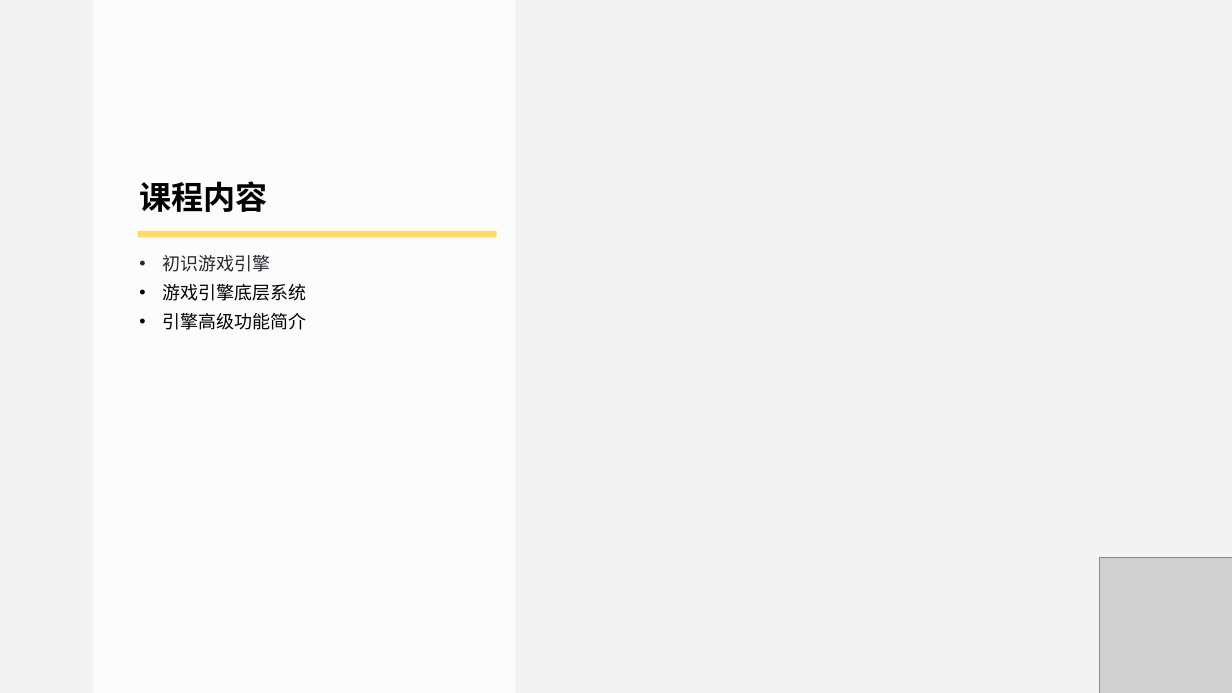
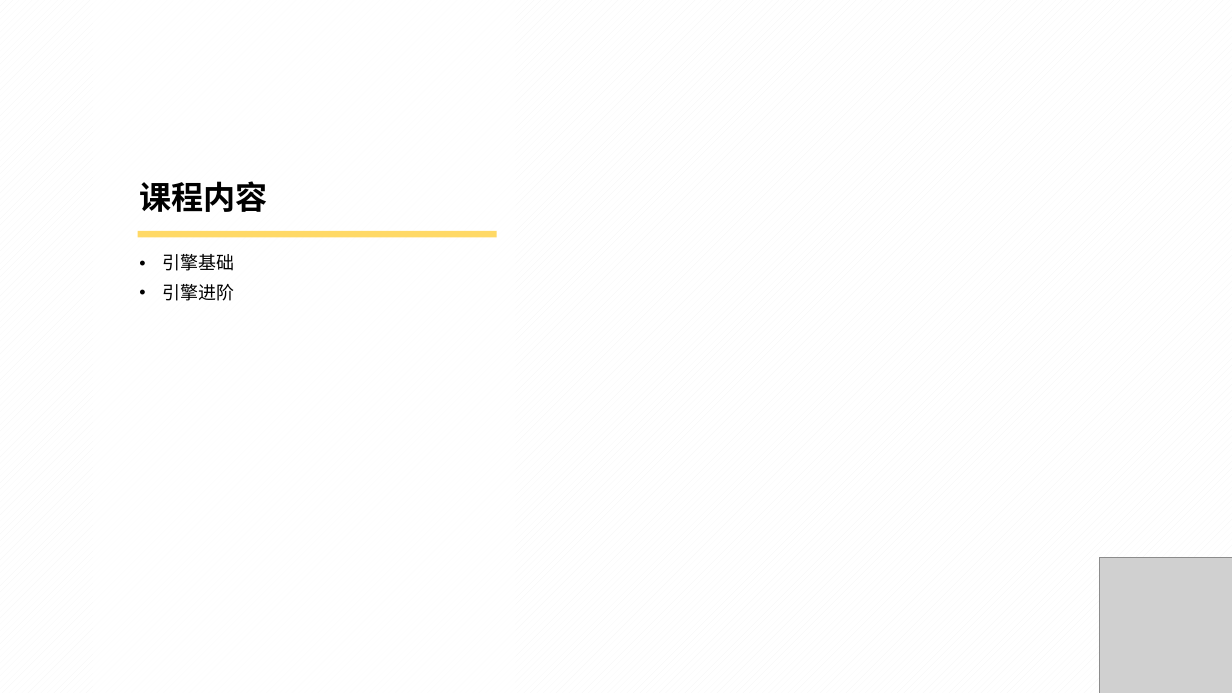
Before and after one commit to doomlover/KSGameEngineTutorials, a slide deck: slide 2 of PPTs/04.引擎基础概念与底层实用系统.pptx. Drawn at 1232x693 pixels with LibreOffice and Linux fonts; fonts in the diff are those of the drawing; grey boxes stand for pictures. Boxes give left, top, right and bottom in pixels: in the first picture for what was removed or moved away, otherwise in the second. Text is boxed around its words. In the diff, an @@ line names an element or a change of style, - is before the commit and + after.

```diff
--- a/PPTs/04.引擎基础概念与底层实用系统.pptx
+++ b/PPTs/04.引擎基础概念与底层实用系统.pptx
@@ background #F3F3F3 to pattern #F3F3F3 on #FFFFFF @@
@@ text at (x1=163, y1=254, x2=235, y2=301): text changed @@
-• 初识游戏引擎
-• 游戏引擎底层系统
-• 引擎高级功能简介
+• 引擎基础
+• 引擎进阶
```
Also in this commit, not shown: 4 other slides changed, 24 slides added, 5 slides removed, 1 other file.
